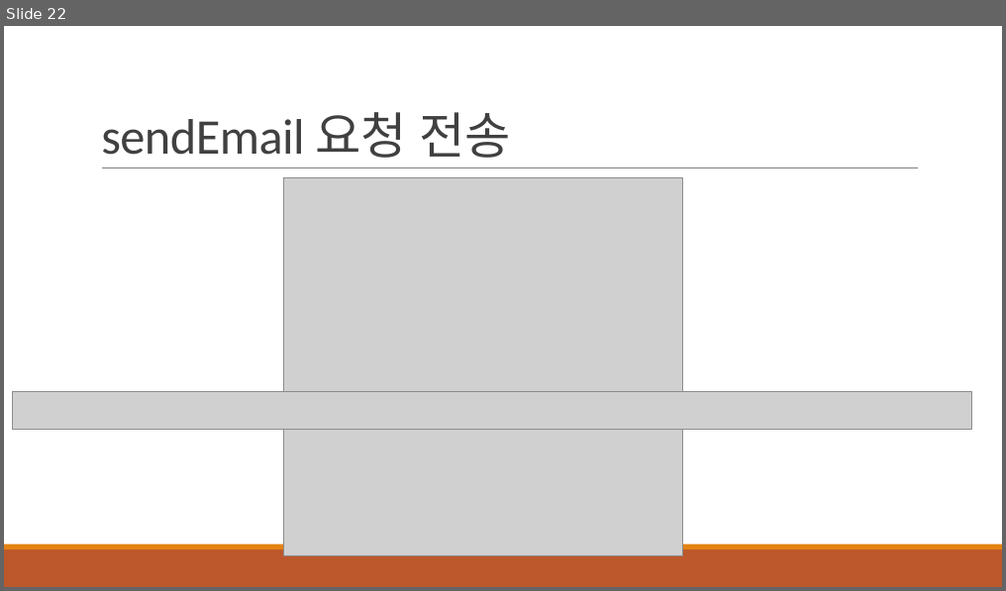
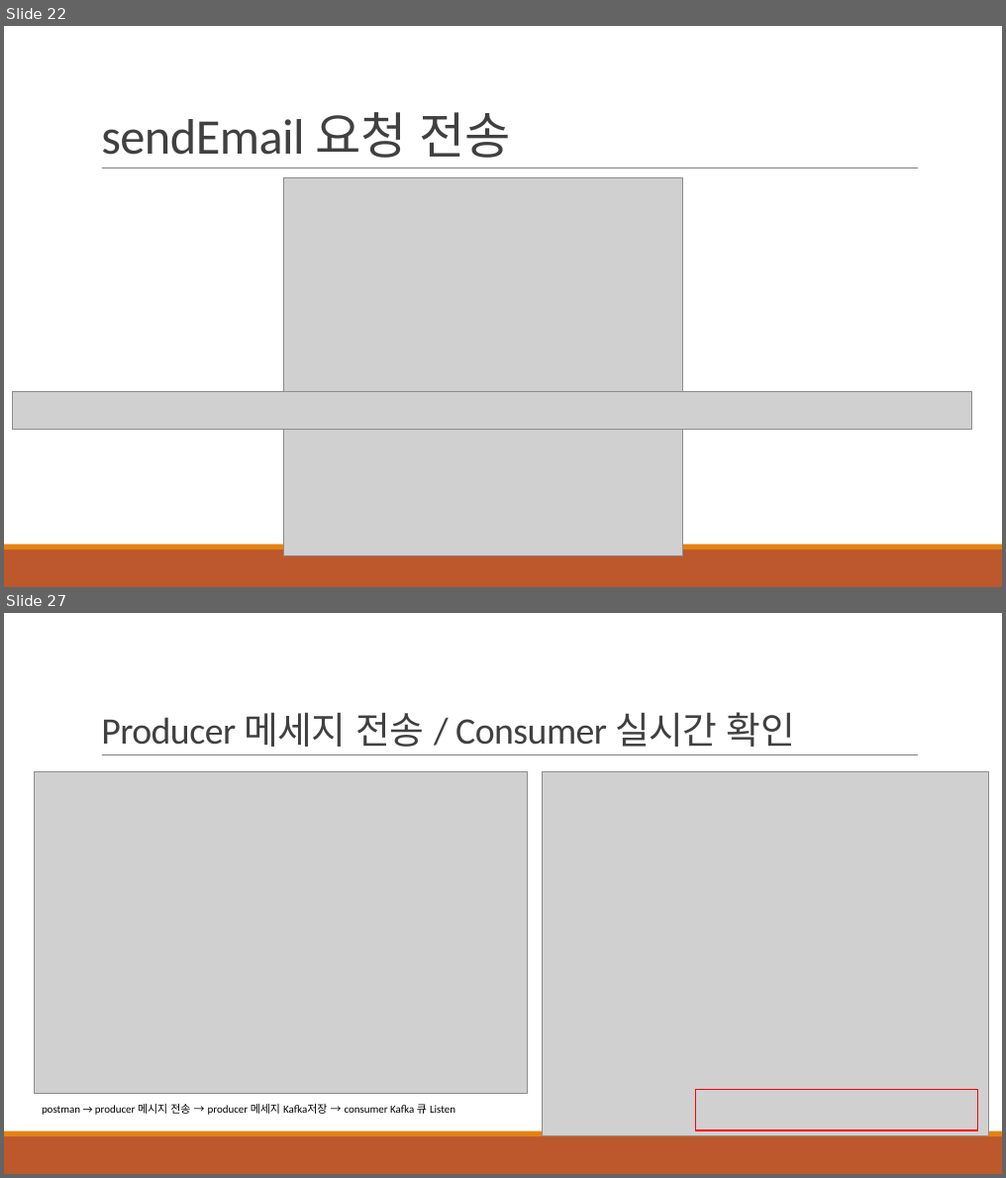
Before and after one commit to khb3025/kafka, a slide deck: ppt/2.Kafka 기본 개념.pptx. Shown one above the other, each under a label of ours: slide 22 before the commit, slides 22 and 27 after it; the slides between them are not shown. The pictures are 1006x591 and 1006x1178 pixels, drawn with LibreOffice and Linux fonts; fonts in the diff are those of the drawing; grey boxes stand for pictures. Boxes give left, top, right and bottom in pixels: in the first picture for what was removed or moved away, otherwise in the second. Text is boxed around its words. In the diff, an @@ line names an element or a change of style, - is before the commit and + after.

Commit message:
feat : springboot(kafka consumer서버) 작성

```diff
--- a/ppt/2.Kafka 기본 개념.pptx
+++ b/ppt/2.Kafka 기본 개념.pptx
@@ slide 27 added at <box>4,613,1002,1174</box>, background #FFFFFF; not listed: 3 template elements that a slide beside it also shows @@
@@ title added at <box>101,712,795,747</box>, 36 pt, text #404040 @@
+Producer 메세지 전송 / Consumer 실시간 확인
@@ picture added at <box>34,771,527,1093</box> @@
@@ picture added at <box>543,771,988,1137</box> @@
@@ text added at <box>42,1104,455,1115</box>, 10.5 pt, text #000000 @@
+postman → producer 메시지 전송 → producer 메세지 Kafka저장 → consumer Kafka 큐 Listen
@@ rectangle added at <box>696,1090,978,1131</box>, outline #FF0000 1.25 pt @@
```
Also in this commit, not shown: 6 other slides added, 14 other files.
